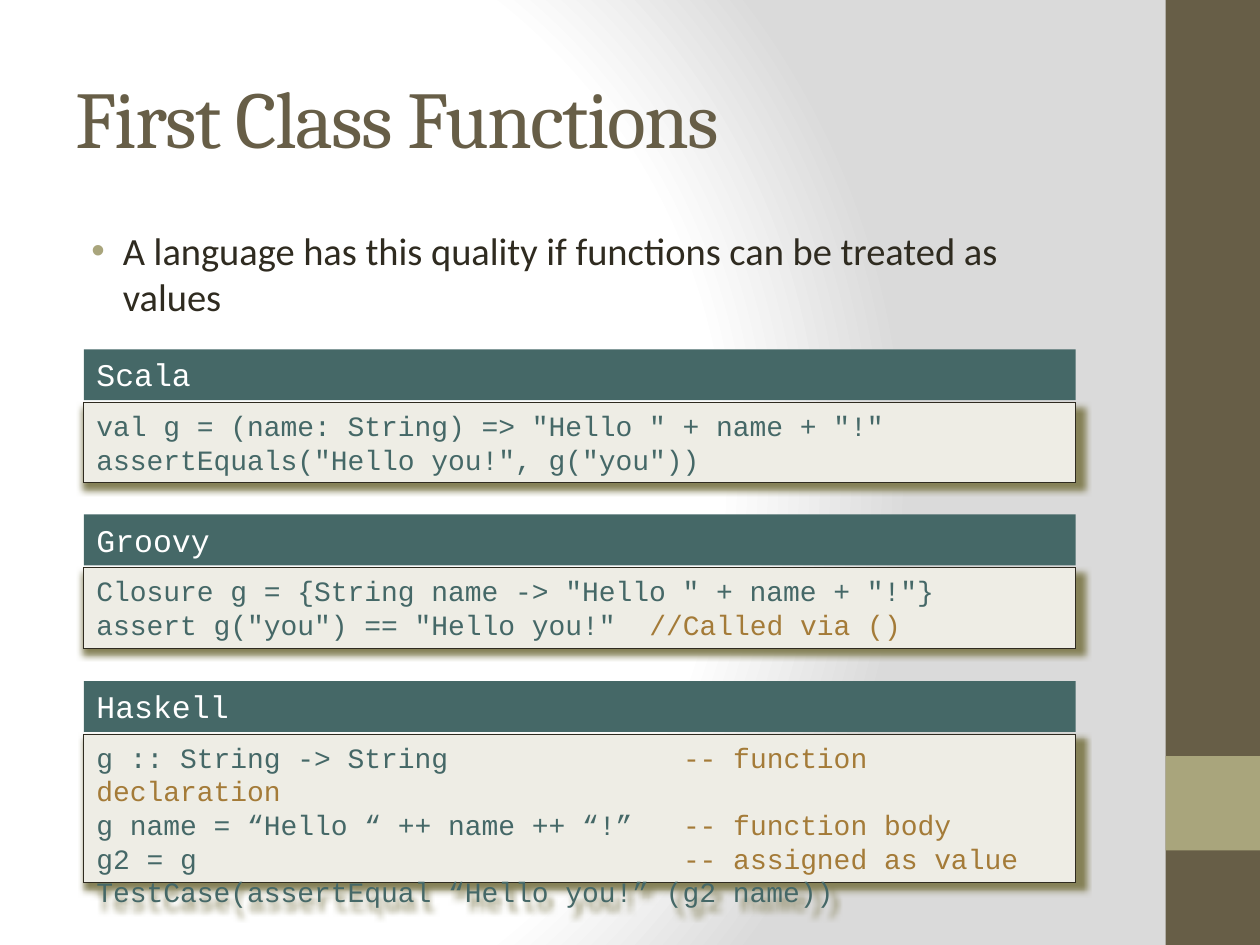
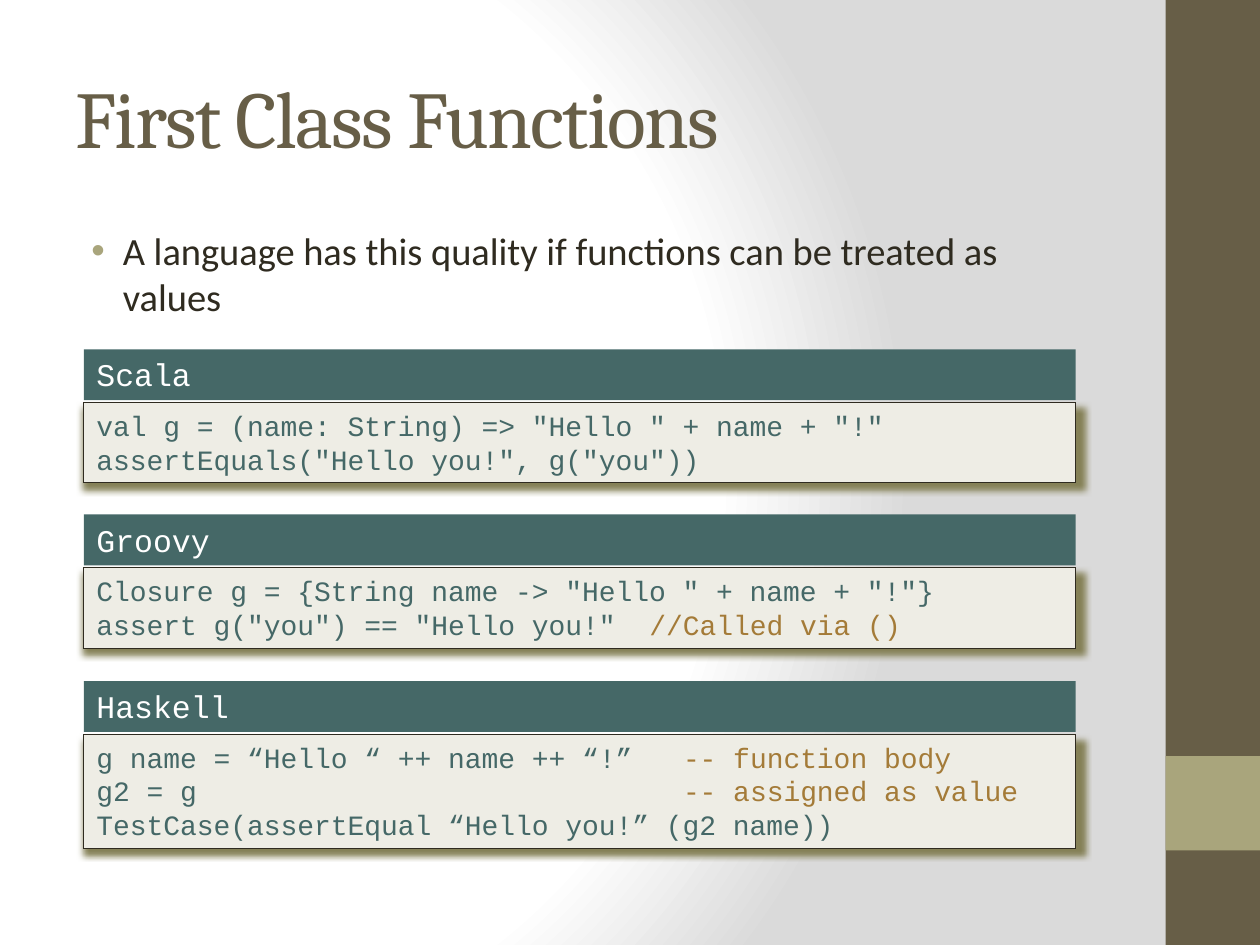
Before and after one commit to bjhartin/FoundationsOfFunctionalProgramming, a slide deck: slide 20 of FoundationsOfFunctionalProgramming.pptx. Drawn at 1260x945 pixels with LibreOffice and Linux fonts; fonts in the diff are those of the drawing. Boxes give left, top, right and bottom in pixels: in the first picture for what was removed or moved away, otherwise in the second. Text is boxed around its words. In the diff, an @@ line names an element or a change of style, - is before the commit and + after.

```diff
--- a/FoundationsOfFunctionalProgramming.pptx
+++ b/FoundationsOfFunctionalProgramming.pptx
@@ rectangle "g name = “Hello “ ...": place and size @@
-rectangle "g name = “Hello “ ..." at [84, 735, 1076, 883]
+rectangle "g name = “Hello “ ..." at [84, 735, 1076, 849]
@@ text in rectangle at [96, 748, 867, 802]: paragraph removed @@
-g :: String -> String -- function declaration
```
Also in this commit, not shown: 2 other slides changed, 3 slides added, 1 slide removed, 3 other files.
